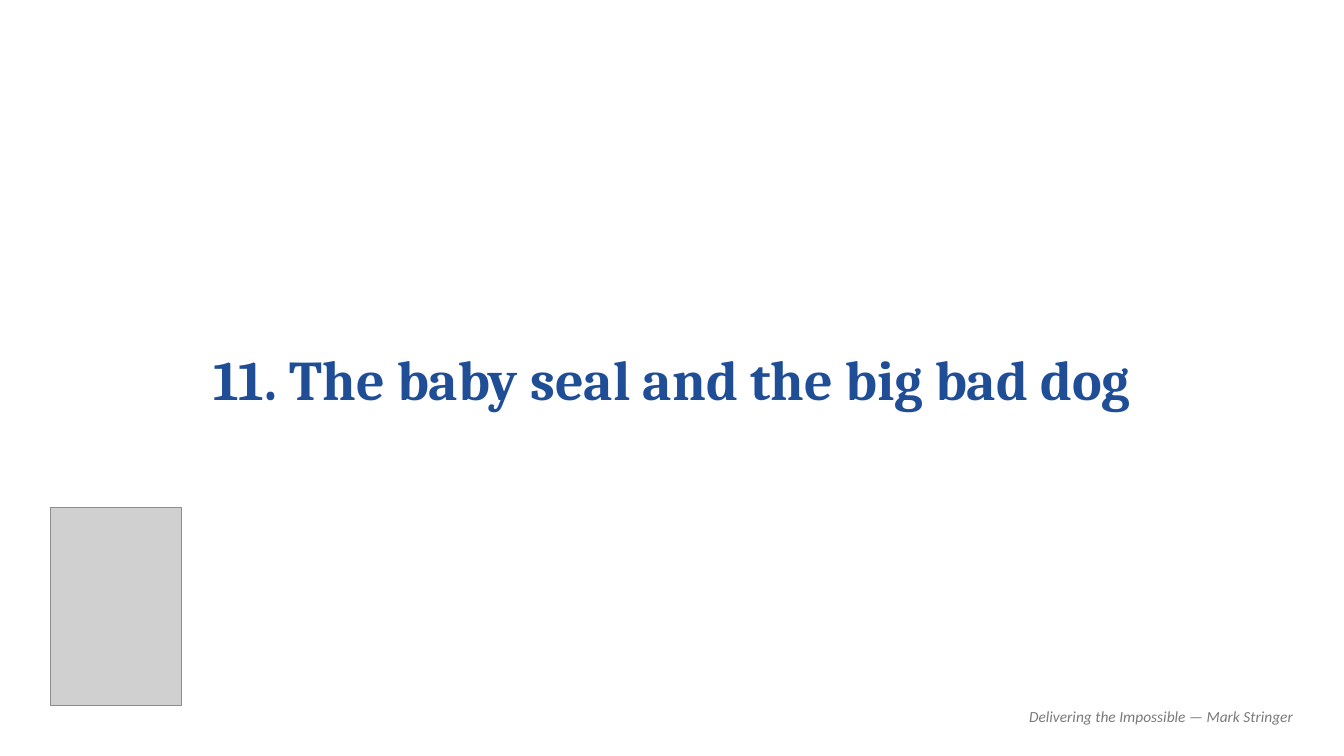
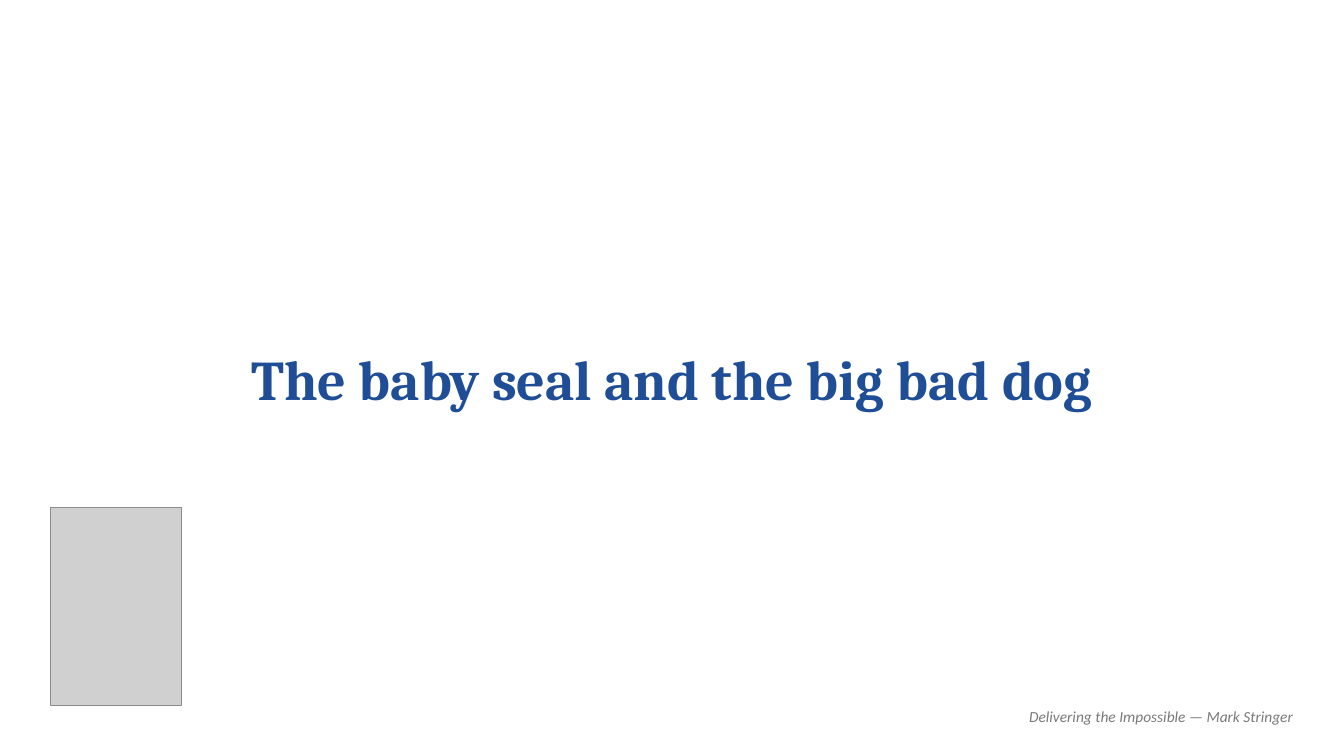
Before and after one commit to MarkStringer/MarketingControlPlane, a slide deck: slide 9 of templates/book-cover-slide-template.pptx. Drawn at 1344x756 pixels with LibreOffice and Linux fonts; fonts in the diff are those of the drawing; grey boxes stand for pictures. Boxes give left, top, right and bottom in pixels: in the first picture for what was removed or moved away, otherwise in the second. Text is boxed around its words. In the diff, an @@ line names an element or a change of style, - is before the commit and + after.

```diff
--- a/templates/book-cover-slide-template.pptx
+++ b/templates/book-cover-slide-template.pptx
@@ text at <box>251,361,1092,413</box>: text changed @@
-11. The baby seal and the big bad dog
+The baby seal and the big bad dog
```
Also in this commit, not shown: 9 other slides changed, 1 slide added.
